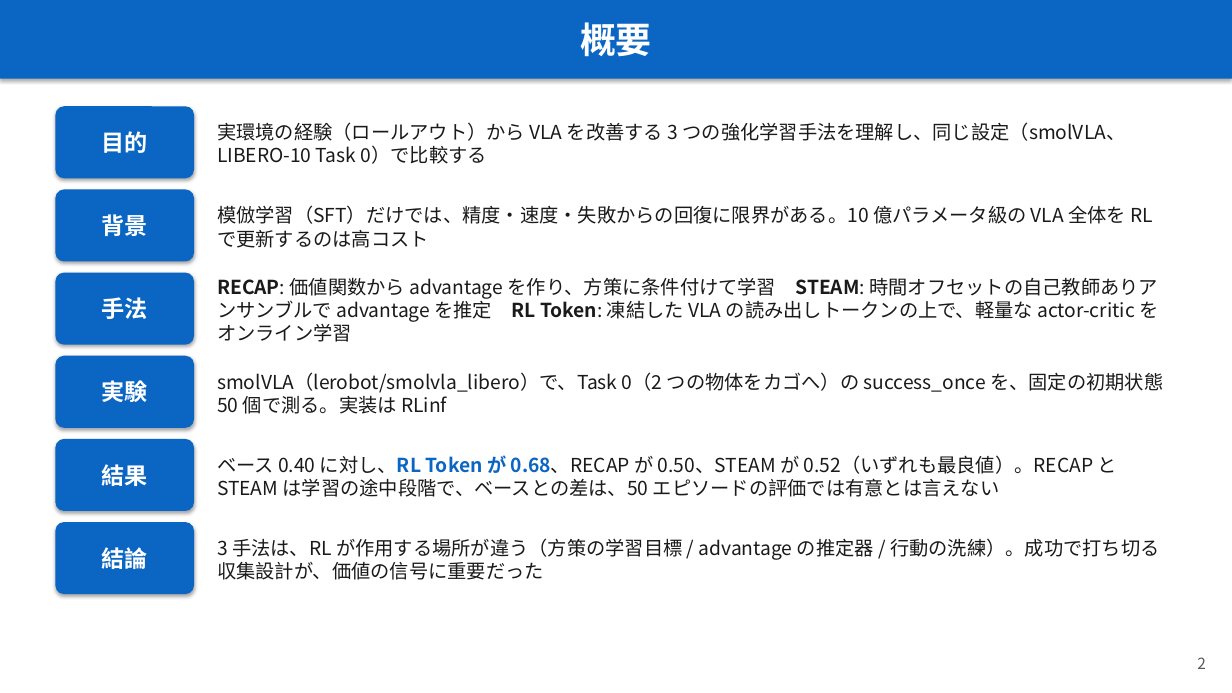
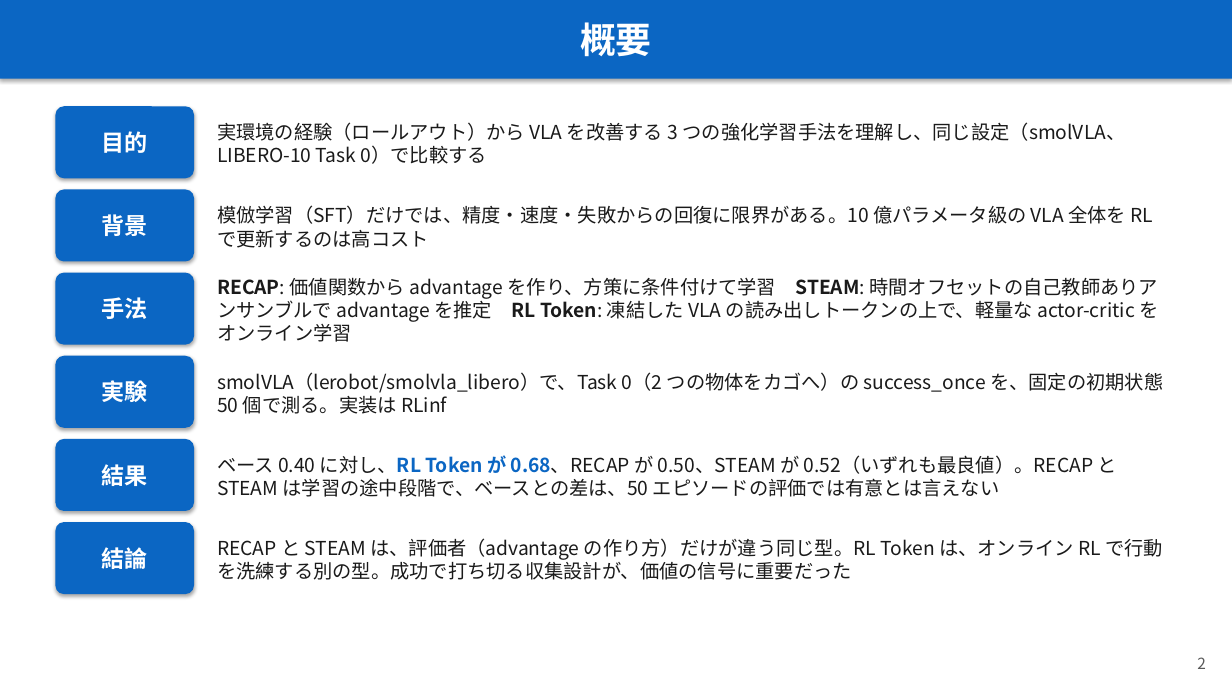
Before and after one commit to Junhand/libero_RL, a slide deck: slide 2 of docs/RECAP_STEAM_RLToken.pptx. Drawn at 1232x693 pixels with LibreOffice and Linux fonts; fonts in the diff are those of the drawing. Boxes give left, top, right and bottom in pixels: in the first picture for what was removed or moved away, otherwise in the second. Text is boxed around its words. In the diff, an @@ line names an element or a change of style, - is before the commit and + after.

```diff
--- a/docs/RECAP_STEAM_RLToken.pptx
+++ b/docs/RECAP_STEAM_RLToken.pptx
@@ text at box(217, 538, 1163, 580): text changed @@
-3 手法は、RL が作用する場所が違う（方策の学習目標 / advantage の推定器 / 行動の洗練）。成功で打ち切る収集設計が、価値の信号に重要だった
+RECAP と STEAM は、評価者（advantage の作り方）だけが違う同じ型。RL Token は、オンライン RL で行動を洗練する別の型。成功で打ち切る収集設計が、価値の信号に重要だった
```
Also in this commit, not shown: 3 other slides changed, 1 other file.
